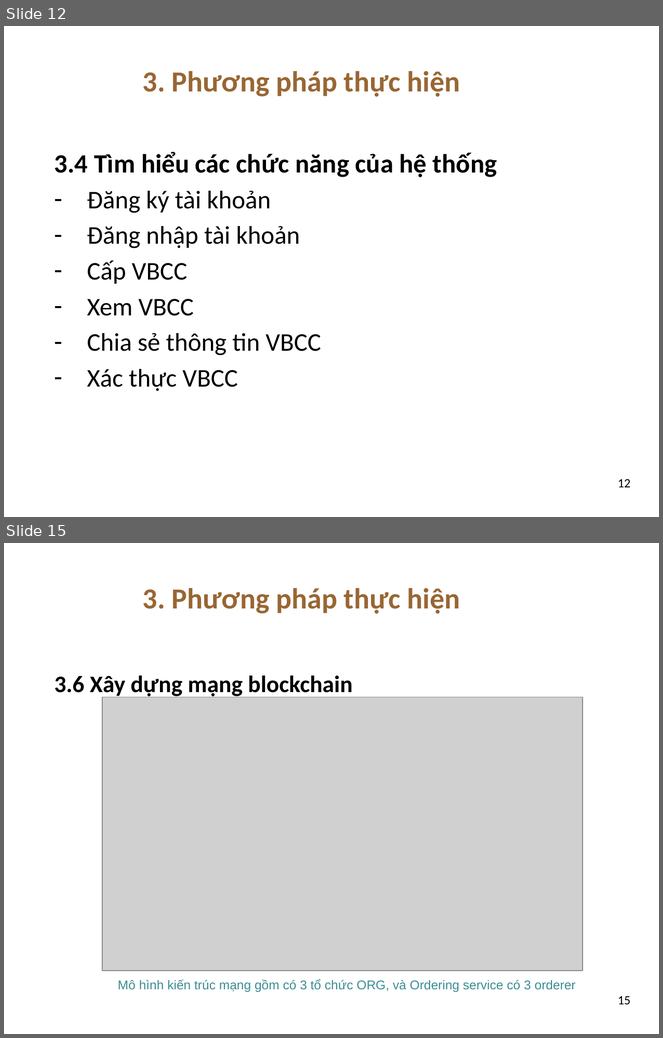
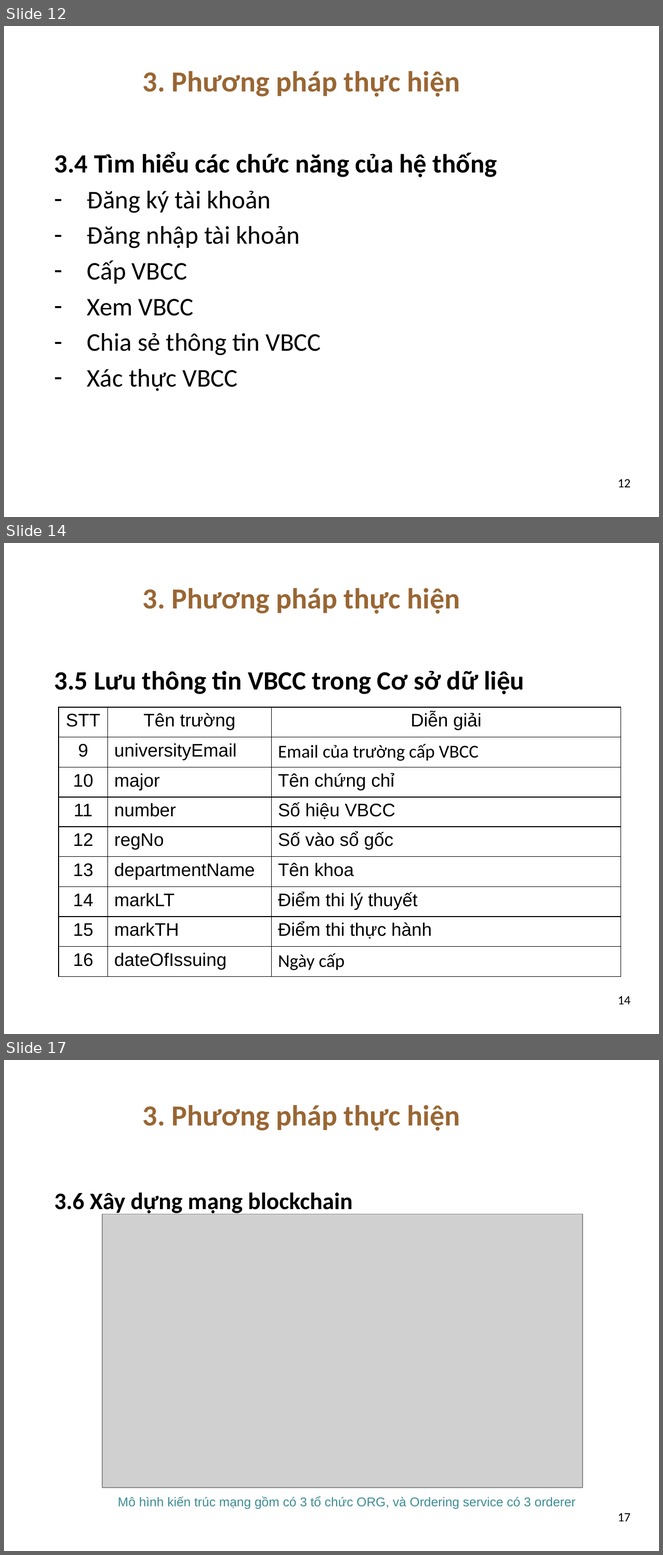
Before and after one commit to dtdungm/blockchain-vbcc, a slide deck: luan_van.pptx. Shown one above the other, each under a label of ours: slides 12 and 15 before the commit, slides 12, 14 and 17 after it; the slides between them are not shown. The pictures are 663x1038 and 663x1555 pixels, drawn with LibreOffice and Linux fonts; fonts in the diff are those of the drawing; grey boxes stand for pictures; background and template pictures are left out. Boxes give left, top, right and bottom in pixels: in the first picture for what was removed or moved away, otherwise in the second. Text is boxed around its words. In the diff, an @@ line names an element or a change of style, - is before the commit and + after.

```diff
--- a/luan_van.pptx
+++ b/luan_van.pptx
@@ slide 14 added at (x1=4, y1=543, x2=659, y2=1034), background picture (left out) @@
@@ title added at (x1=143, y1=588, x2=461, y2=614), 32 pt, text #996633, bold @@
+3. Phương pháp thực hiện
@@ text added at (x1=54, y1=671, x2=525, y2=694), 29 pt, text #000000, bold @@
+3.5 Lưu thông tin VBCC trong Cơ sở dữ liệu
@@ table added at (x1=59, y1=707, x2=621, y2=977), 9 rows, 3 columns @@
+STT | Tên trường | Diễn giải
+9 | universityEmail | Email của trường cấp VBCC
+10 | major | Tên chứng chỉ
+11 | number | Số hiệu VBCC
+12 | regNo | Số vào sổ gốc
+13 | departmentName | Tên khoa
+14 | markLT | Điểm thi lý thuyết
+15 | markTH | Điểm thi thực hành
+16 | dateOfIssuing | Ngày cấp
@@ page number added at (x1=618, y1=996, x2=631, y2=1005), 14 pt, text #000000 @@
+14
@@ what was slide 15 is now slide 17 @@
@@ page number at (x1=618, y1=1513, x2=631, y2=1522): text changed @@
-15
+17
```
Also in this commit, not shown: 2 slides changed, 1 other slide added.
